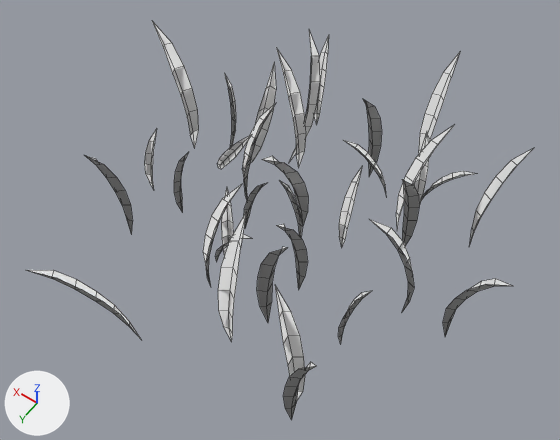
The FBX model My project/Assets/Grass.fbx as it was, and as the next commit left it.
Both versions are drawn from a 50 mm camera at (-1.6, 2.45, 4.04) aimed at (0.06, 0.13, 0.4). Arrows for +X, +Y and +Z are at lower left; the lights stay in place. Mesh edges are drawn as thin lines. Where no turn or scale is listed for an object, it has been applied to the vertices.

The first picture shows 'Grass'.
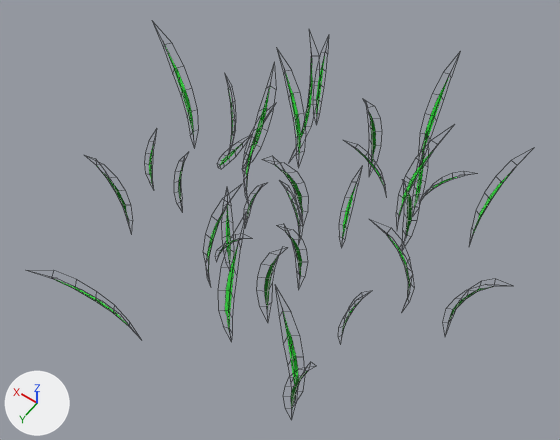
The newer file is also rescaled (x0.279) as a whole; pictures and numbers use the older file's frame.

What the commit changed:
Picture 'leaf.png' (img_leaf_png) is new.
Material 'lambert1' (mat_lambert1) is new.
Its texture is img_leaf_png (with its transparency).
me_plane_036 has 595 vertices, 420 faces and spans x -1.32..1.39, y -1.29..1.38, z -0.12..1.01.
me_plane_036 now uses material mat_lambert1 (picture img_leaf_png).

What differs and where, as boxes (x1, y1, x2, y2) in the pictures (560 x 440 px):
'Grass', recoloured (grey to green): (28, 22, 533, 419) in both
